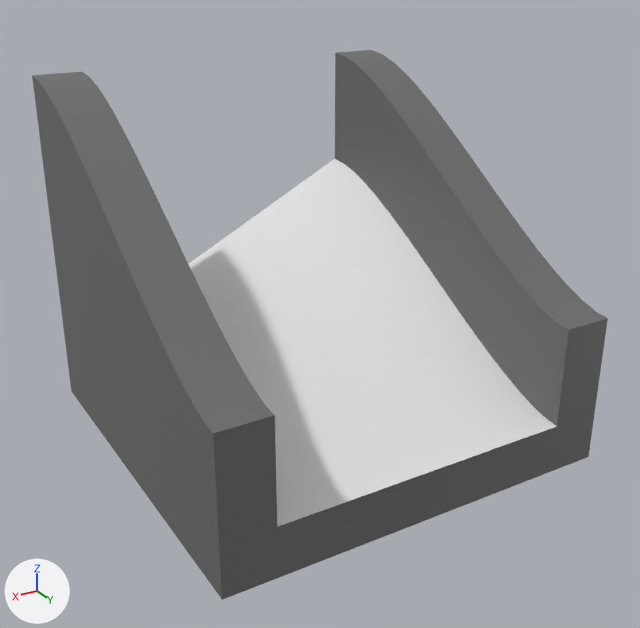
Renders of the FBX model Models/track_tileset_pieces/blockin/blockin_slanttransition_steep_32x32_left_wall_sides.fbx from each side of a commit.
Before and after are seen from a 50 mm camera at (4.01, 6.82, 4.11) aimed at (0.05, 0.22, 0.81). Arrows for +X, +Y and +Z are at lower left; the lights stay in place. Where no turn or scale is listed for an object, it has been applied to the vertices.

Objects in the first picture: 'slanttransition_steep_32x32_left_wall_sides'.
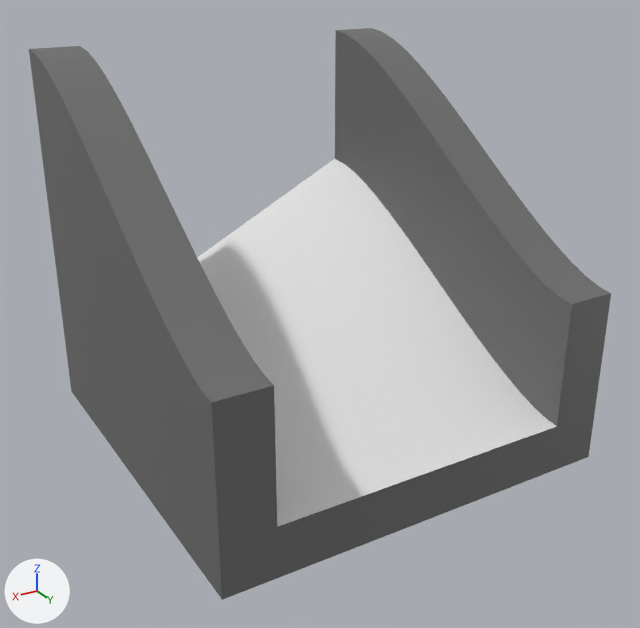
Where the change shows, as pixel boxes (x1, y1, x2, y2) in the pictures (640 x 628 px; the box of a moved part takes in the faces that stretch with it):
```json
{"object": "slanttransition_steep_32x32_left_wall_sides", "change": "reshaped", "before": [32, 50, 608, 600], "after": [29, 28, 611, 600]}
{"part": 1, "of": "me_slanttransition_steep_32x32_left_wall_sides", "change": "moved or reshaped", "before": [335, 50, 608, 426], "after": [335, 28, 611, 426]}
{"part": 2, "of": "me_slanttransition_steep_32x32_left_wall_sides", "change": "moved or reshaped", "before": [32, 72, 277, 547], "after": [29, 46, 277, 547]}
```

Edits to the scene script, one JSON object a line:
```json
{"block": "me_slanttransition_steep_32x32_left_wall_sides", "where": "# used by ob_slanttransition_steep_32x32_left_wall_sides; location = (0.0, 0.0, 0.0)"}
{"op": "remove", "block": "me_slanttransition_steep_32x32_left_wall_sides", "code": "me_slanttransition_steep_32x32_left_wall_sides.from_pydata(...)  # 216 vertices, 214 faces; spans x -1.92..1.92, y -1.92..1.92, z -0.48..2.88"}
{"op": "add", "block": "me_slanttransition_steep_32x32_left_wall_sides", "code": "me_slanttransition_steep_32x32_left_wall_sides.from_pydata(...)  # 216 vertices, 214 faces; spans x -1.92..1.92, y -1.92..1.92, z -0.48..3.12"}
{"block": "me_slanttransition_steep_32x32_left_wall_sides", "change": "me_slanttransition_steep_32x32_left_wall_sides part 1: 36 of the vertices in x -1.92..-1.44, y -1.92..1.92, z 0.96..2.88 are moved by (0.0, 0.0, 0.24)"}
{"block": "me_slanttransition_steep_32x32_left_wall_sides", "change": "me_slanttransition_steep_32x32_left_wall_sides part 2: all 36 vertices in x 1.44..1.92, y -1.92..1.92, z 0.96..2.88 are moved by (0.0, 0.0, 0.24)"}
```
